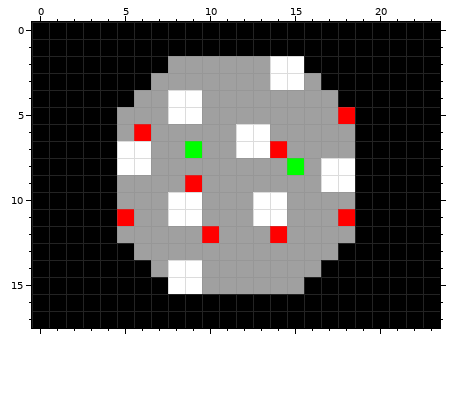
Pixel-art sprite: Media/rooms/room4.png. That is the earlier state.
The file is 24x18 pixels.
The result:
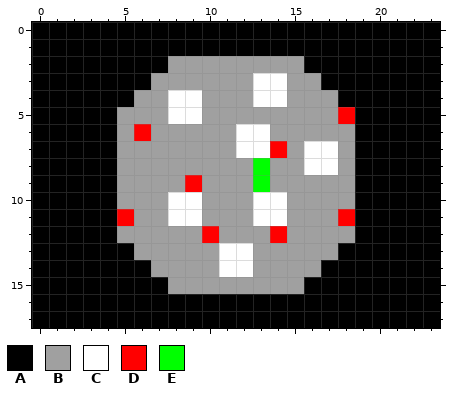
Palette (. is transparent): A #000000  B #a0a0a0  C #ffffff  D #ff0000  E #00ff00
From the commit log: new rooms / changed pots / small upgrade for death and win screen
Edits made:
{"y":2,"x":14,"old":"CC","new":"BB"}
{"y":3,"x":13,"old":"B","new":"C"}
{"y":3,"x":15,"old":"C","new":"B"}
{"y":4,"x":13,"old":"BB","new":"CC"}
{"y":7,"x":5,"old":"CC","new":"BB"}
{"y":7,"x":9,"old":"E","new":"B"}
{"y":7,"x":16,"old":"BB","new":"CC"}
{"y":8,"x":5,"old":"CC","new":"BB"}
{"y":8,"x":13,"old":"B","new":"E"}
{"y":8,"x":15,"old":"EB","new":"BC"}
{"y":8,"x":18,"old":"C","new":"B"}
{"y":9,"x":13,"old":"B","new":"E"}
{"y":9,"x":17,"old":"CC","new":"BB"}
{"y":13,"x":11,"old":"BB","new":"CC"}
{"y":14,"x":8,"old":"CC","new":"BB"}
{"y":14,"x":11,"old":"BB","new":"CC"}
{"y":15,"x":8,"old":"CC","new":"BB"}
{"label":"changed","picture_box":[117,56,355,294]}
